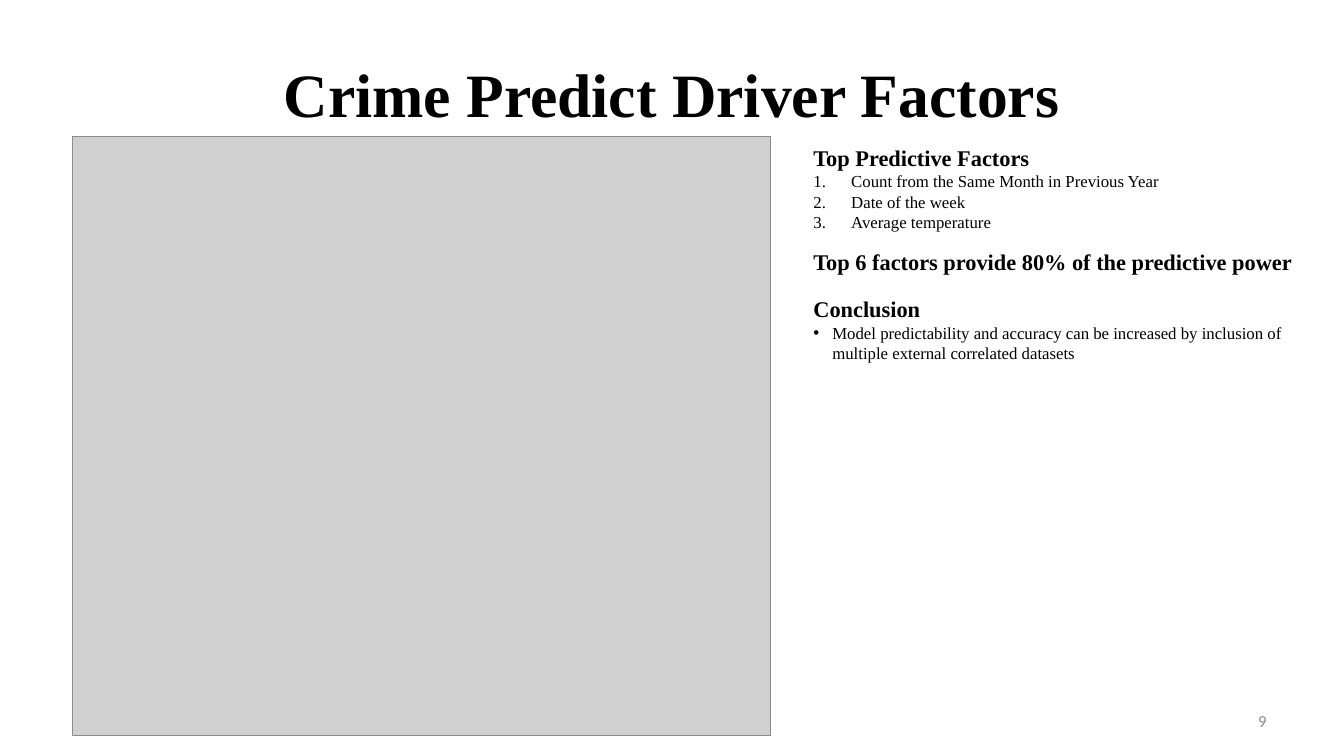
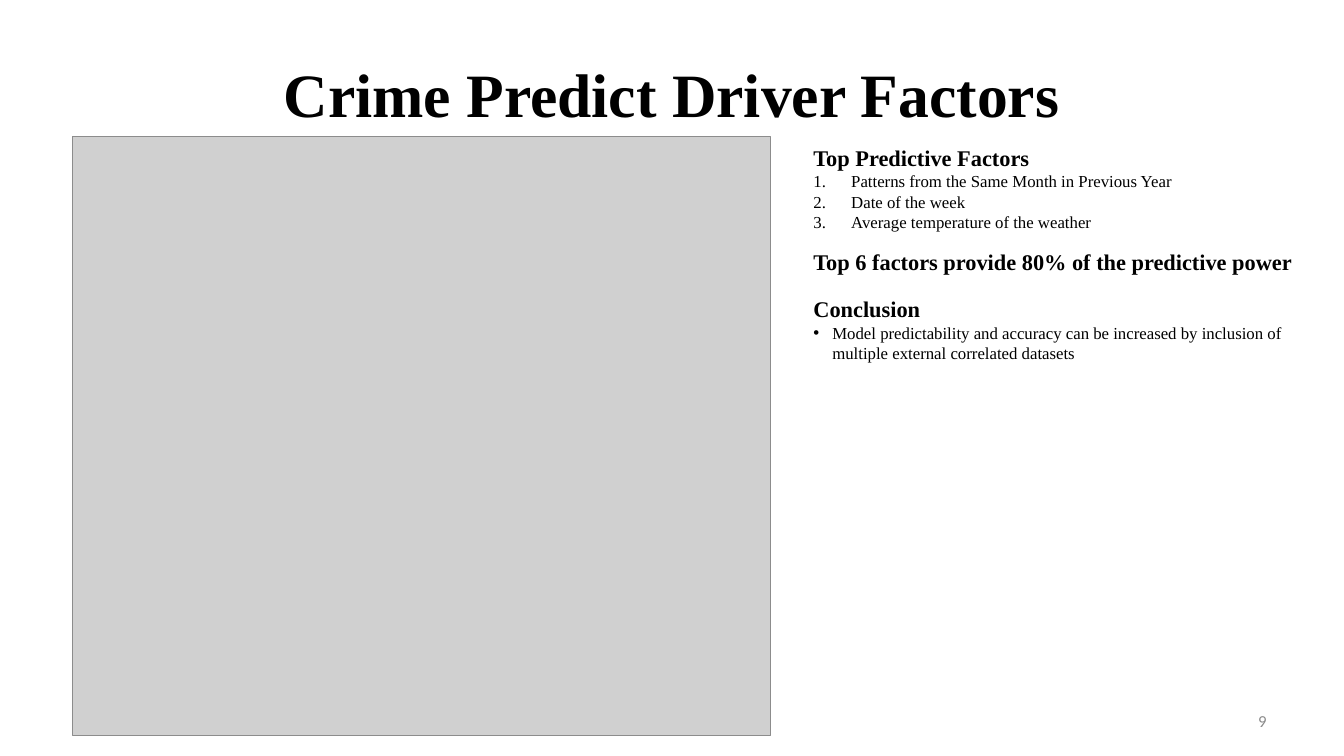
Before and after one commit to fuxima/YRP, a slide deck: slide 9 of YorkRegionCrimeAnalysis_presentation.pptx. Drawn at 1344x756 pixels with LibreOffice and Linux fonts; fonts in the diff are those of the drawing; grey boxes stand for pictures; background and template pictures are left out. Boxes give left, top, right and bottom in pixels: in the first picture for what was removed or moved away, otherwise in the second. Text is boxed around its words. In the diff, an @@ line names an element or a change of style, - is before the commit and + after.

```diff
--- a/YorkRegionCrimeAnalysis_presentation.pptx
+++ b/YorkRegionCrimeAnalysis_presentation.pptx
@@ text at bbox=[851, 175, 1172, 187]: text changed @@
-1. Count from the Same Month in Previous Year
+1. Patterns from the Same Month in Previous Year
@@ text at bbox=[851, 216, 1091, 232]: text changed @@
-3. Average temperature
+3. Average temperature of the weather
```
Also in this commit, not shown: 26 other slides changed.
